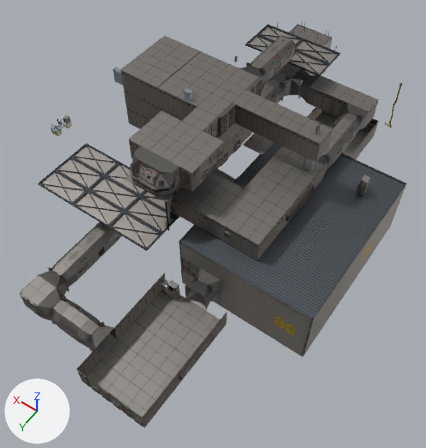
Two versions of the glTF model media/ship.glb, one commit apart.
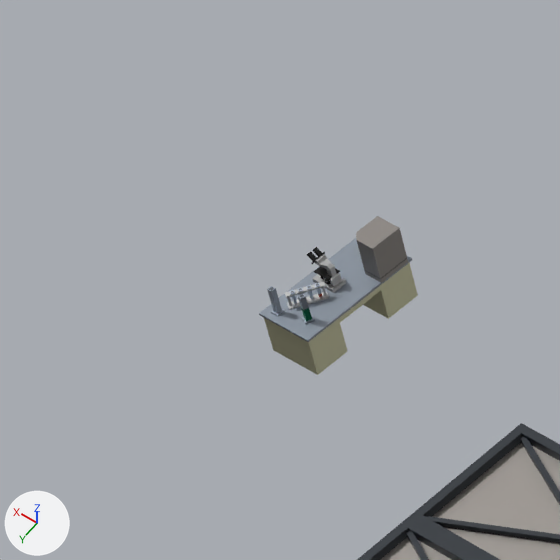
The first picture shows the older version from a 50 mm camera at (-57.8, 79.5, 93.3) aimed at (-12.3, 15.7, -7.0). The close-ups show both versions on the part from 3% to 21% of the width and 19% to 36% of the height of that picture; other places that the commit changed are outside them. Every picture has the same lights, and +X, +Y and +Z are marked at lower left. Objects named as collision shapes, trigger or cutter boxes, shadow casters or lower levels of detail are left out. Where no turn or scale is listed for an object, it has been applied to the vertices.

Objects in the first close-up: 'SM_Env_Construction_Wall_01.015', 'SM_Env_Construction_Wall_01.016', 'SM_Prop_Computer_04_185.002', 'SM_Prop_Desk_03_108.002', 'SM_Prop_Microscope_01_182.002', 'SM_Prop_TestTube_01_173.002', 'SM_Prop_TestTube_02_176.002', 'SM_Prop_TestTube_03_179.002'.
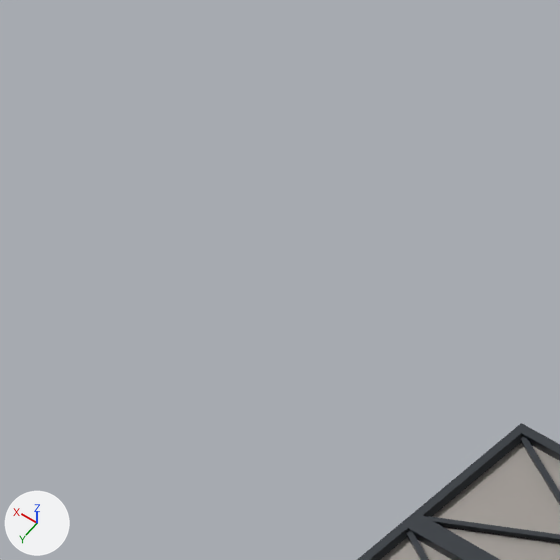
What the commit changed:
Object 'SM_Prop_Computer_04_185.002' (ob_sm_prop_computer_04_185_002) is deleted.
Object 'SM_Prop_Desk_03_108.002' (ob_sm_prop_desk_03_108_002) is deleted.
Object 'SM_Prop_Microscope_01_182.002' (ob_sm_prop_microscope_01_182_002) is deleted.
Object 'SM_Prop_TestTube_01_173.002' (ob_sm_prop_testtube_01_173_002) is deleted.
Object 'SM_Prop_TestTube_02_176.002' (ob_sm_prop_testtube_02_176_002) is deleted.
Object 'SM_Prop_TestTube_03_179.002' (ob_sm_prop_testtube_03_179_002) is deleted.

Location of each change, [x1, y1, x2, y2] in pixels of the close-ups (560 x 560 px):
'SM_Prop_Desk_03_108.002', deleted
    before: [259, 238, 418, 375]
'SM_Prop_Computer_04_185.002', deleted
    before: [356, 216, 408, 283]
'SM_Prop_Microscope_01_182.002', deleted
    before: [307, 247, 346, 293]
'SM_Prop_TestTube_01_173.002', deleted
    before: [285, 281, 329, 310]
'SM_Prop_TestTube_03_179.002', deleted
    before: [267, 286, 285, 317]
'SM_Prop_TestTube_02_176.002', deleted
    before: [298, 294, 315, 324]
